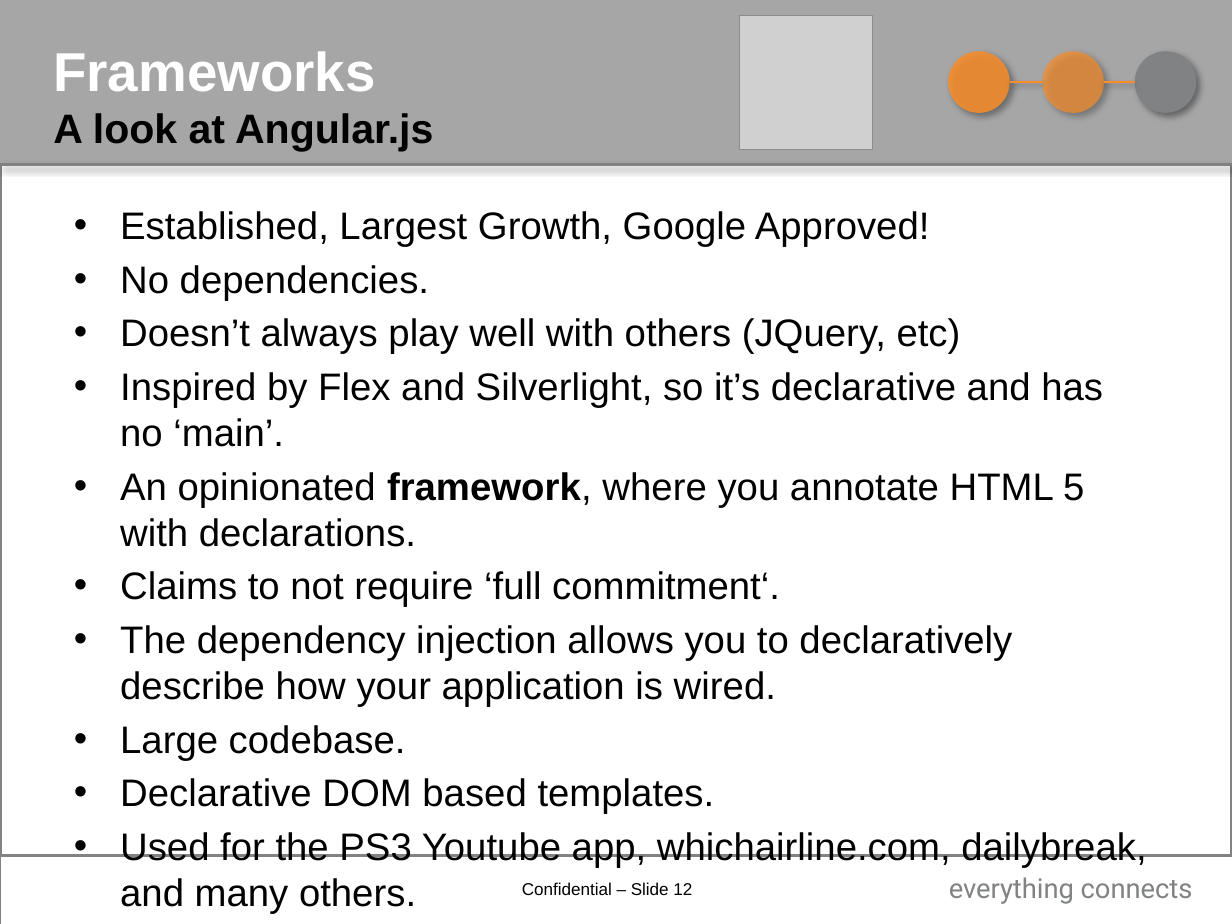
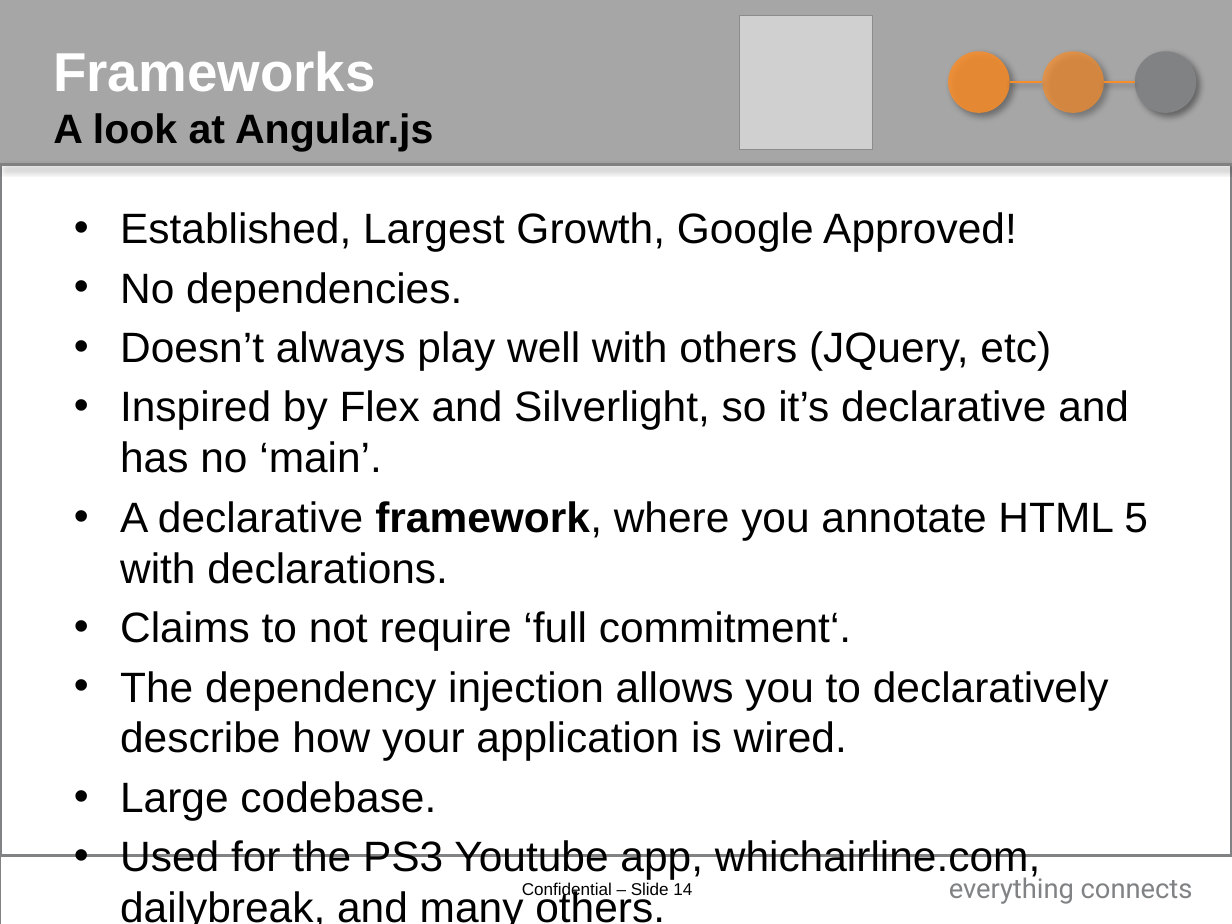
Before and after one commit to NVISIA/BBWorkshop-Ember, a slide deck: slide 14 of presentation/SPA_workshop.pptx (slide 12 before the commit). Drawn at 1232x924 pixels with LibreOffice and Linux fonts; fonts in the diff are those of the drawing; grey boxes stand for pictures; background and template pictures are left out. Boxes give left, top, right and bottom in pixels: in the first picture for what was removed or moved away, otherwise in the second. Text is boxed around its words. In the diff, an @@ line names an element or a change of style, - is before the commit and + after.

```diff
--- a/presentation/SPA_workshop.pptx
+++ b/presentation/SPA_workshop.pptx
@@ text at (x1=120, y1=212, x2=1129, y2=924): size 22.4 to 24.8 pt in "Established, Largest Growth, Google Approved!", "No dependencies.", "Doesn’t always play well with others (JQuery, ...", "Inspired by Flex and Silverlight, so it’s ..." and 4 more places @@
@@ text at (x1=120, y1=501, x2=1148, y2=584): text changed; size 22.4 to 24.8 pt @@
-• An opinionated framework, where you annotate HTML 5 with declarations.
+• A declarative framework, where you annotate HTML 5 with declarations.
@@ text at (x1=120, y1=778, x2=715, y2=814): paragraph removed @@
-• Declarative DOM based templates.
@@ page number at (x1=522, y1=882, x2=692, y2=899): text changed @@
-Confidential – Slide 12
+Confidential – Slide 14
```
Also in this commit, not shown: 5 other slides changed, 2 slides added, 2 other files.
